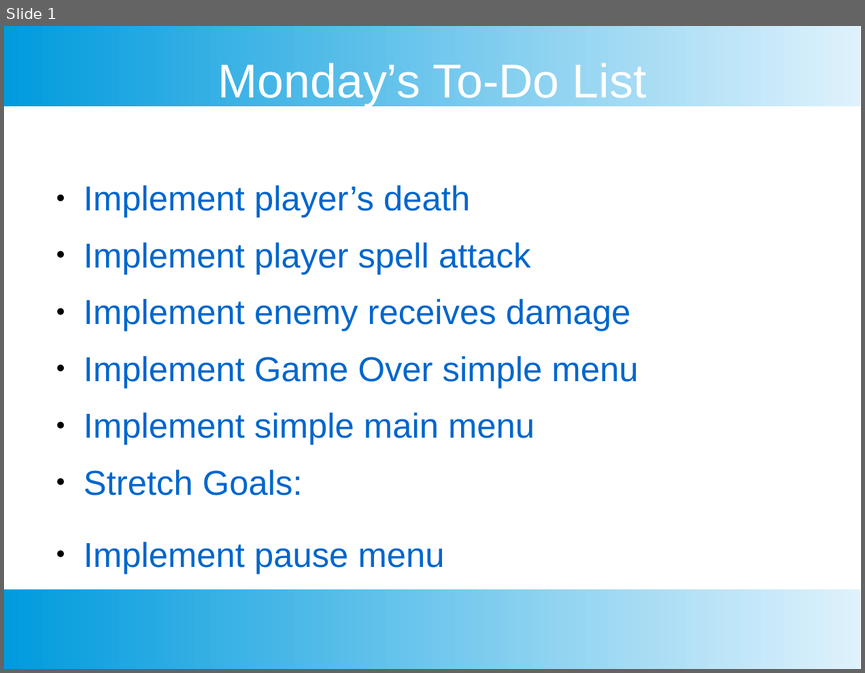
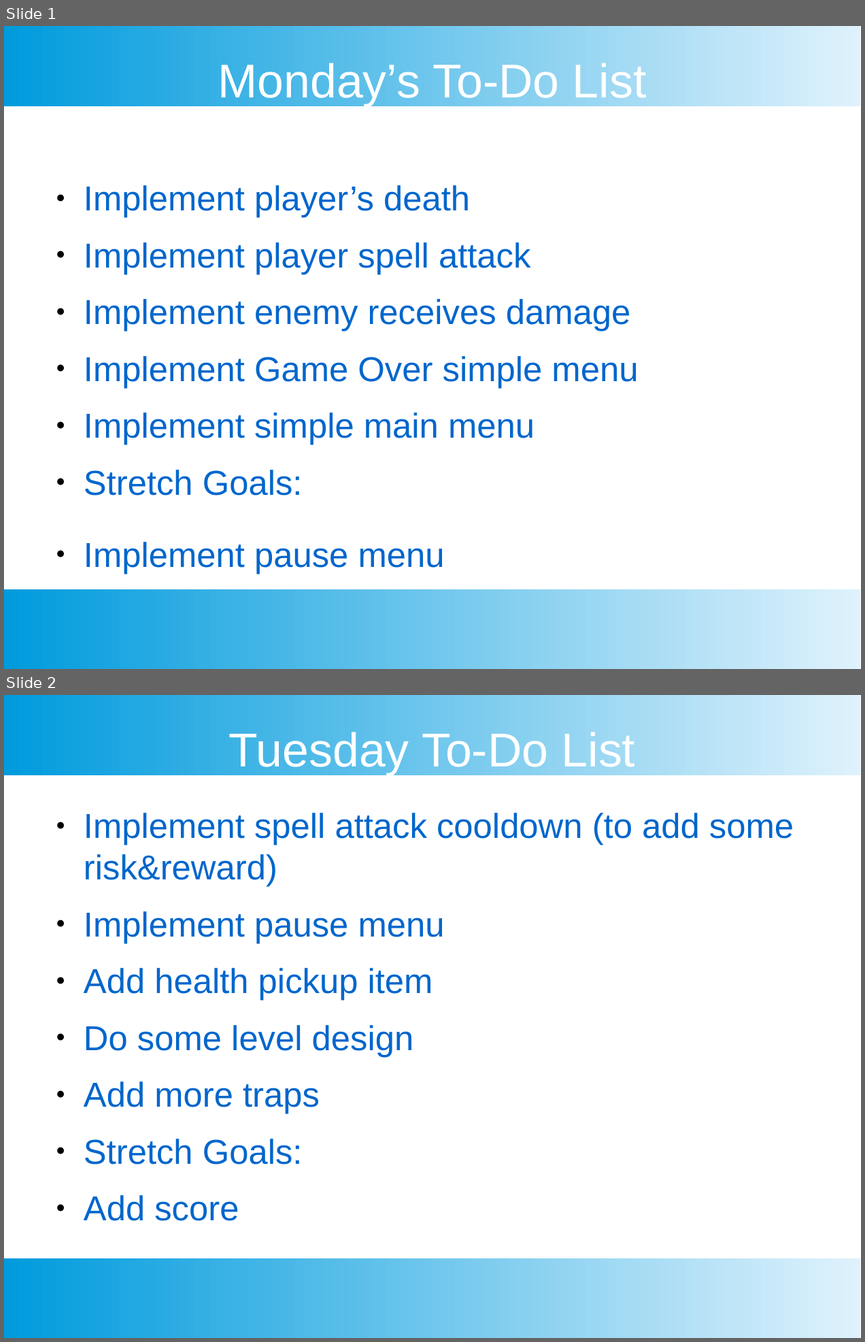
Before and after one commit to RamiB1234/JCCME-Training-Game, a slide deck: To-Do List.pptx. Shown one above the other, each under a label of ours: slide 1 before the commit, slides 1 and 2 after it. The pictures are 865x673 and 865x1342 pixels, drawn with LibreOffice and Linux fonts; fonts in the diff are those of the drawing. Boxes give left, top, right and bottom in pixels: in the first picture for what was removed or moved away, otherwise in the second. Text is boxed around its words. In the diff, an @@ line names an element or a change of style, - is before the commit and + after.

```diff
--- a/To-Do List.pptx
+++ b/To-Do List.pptx
@@ slide 2 added at [4,695,861,1338], background #FFFFFF; not listed: 2 template elements that a slide beside it also shows @@
@@ text added at [229,732,636,775], 44 pt, text #FFFFFF @@
+Tuesday To-Do List
@@ text added at [84,813,793,1164], 32 pt, text #0066CC @@
+● Implement spell attack cooldown (to add some risk&reward)
+● Implement pause menu
+● Add health pickup item
+● Do some level design
+● Add more traps
+● Stretch Goals:
+● Add score
```
Also in this commit, not shown: 5 other files.
